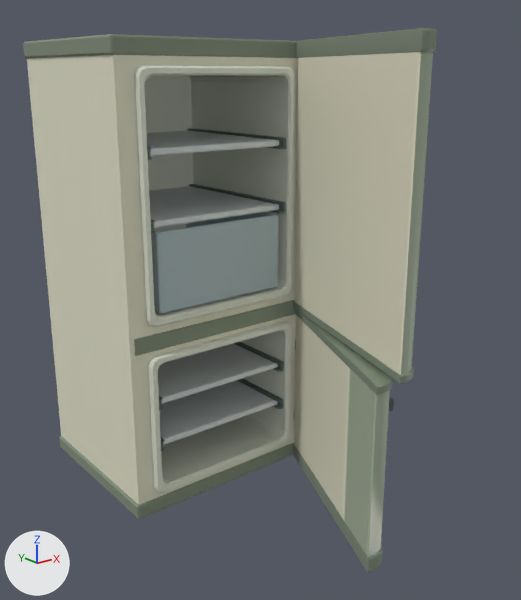
A saved change to the FBX model Assets/MainSceneObjects/Refrigerator.fbx.
Both versions are drawn from a camera (50 mm lens) standing at (-1.63, -2.43, 1.67) and looking at (0.03, -0.36, 0.84). Arrows for +X, +Y and +Z are at lower left; the lights stay in place. The picture after the commit comes second. Where no turn or scale is listed for an object, it has been applied to the vertices. Vertices at exactly the same position are counted once.

In view in the first picture: 'Door001.009', 'Door002.009', 'Refri002.007', 'Refri002.008', 'Refri002.011', 'Refri003.006', 'Refri003.008', 'Refri004.016'.
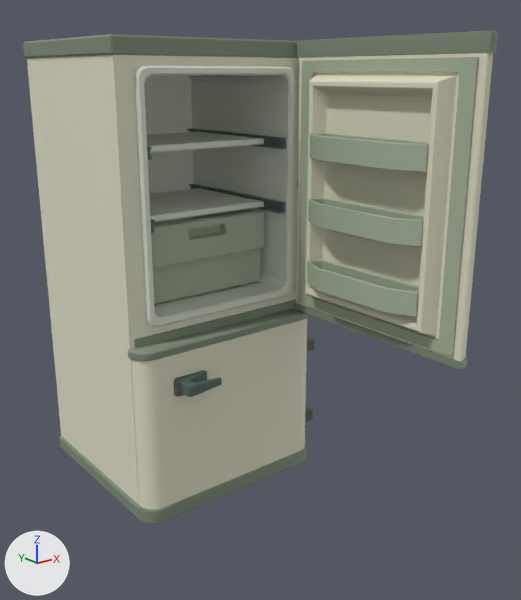
Where the change shows, as pixel boxes (x1, y1, x2, y2) in the pictures (521 x 600 px):
'Door001.009', reshaped, turned: before (293, 28, 437, 384); after (293, 30, 498, 370)
'Door002.009', surface changed, turned: before (293, 309, 394, 572); after (128, 308, 309, 524)
'Refri002.007', reshaped, moved (11% narrower, 7% shorter): before (151, 212, 278, 314); after (151, 209, 264, 304)
'Refri002.008', rescaled (11% narrower, 19% shorter): before (149, 186, 279, 228); after (149, 188, 264, 222)
'Refri002.011', rescaled (11% narrower, 15% shorter): before (147, 131, 279, 156); after (147, 132, 264, 153)
part 2 of me_立方体_083, added: after (307, 260, 419, 317)
part 3 of me_立方体_083, added: after (308, 198, 424, 247)
part 4 of me_立方体_083, added: after (309, 133, 429, 172)
part 5 of me_立方体_083, added: after (298, 57, 479, 357)
part 6 of me_立方体_083, added: after (296, 53, 486, 361)
part 7 of me_立方体_083, surface changed: before (399, 52, 433, 374); after (459, 53, 493, 361)
part 8 of me_立方体_084, surface changed: before (294, 315, 390, 556); after (131, 319, 307, 510)

Patch to the scene script:
```diff
--- a/Assets/MainSceneObjects/Refrigerator.fbx.py
+++ b/Assets/MainSceneObjects/Refrigerator.fbx.py
@@ me_立方体_084 @@
 me_立方体_084.from_pydata(...)  # 208 vertices, 171 faces; spans x -0.811..0.026, y -0.1..0.031, z -0.126..0.116
 # used by ob_door002_009; location = (0.353, -0.259, 0.38); rotation_euler = (0.0, 0.0, 1.163), in degrees (0, 0, 67); scale = (1.02, 1.15, 2.92)
+# me_立方体_084 part 8: texture (UV) coordinates of 18 of 171 faces, centred in x -0.8..0.016, y -0.037..0.029, z -0.11..0.111, changed; they spanned u 0.14..0.79, v 0.07..0.57 and now span u 0.05..0.53, v 0.07..0.44
 me_立方体_084.materials.append(mat_door)
@@ me_立方体_083 @@
 # used by ob_door001_009; location = (0.352, -0.277, 1.218); rotation_euler = (0.0, 0.0, 1.266), in degrees (0, 0, 73); scale = (1.02, 1.15, 2.92)
-me_立方体_083.from_pydata(...)  # 208 vertices, 171 faces; spans x -0.81..0.028, y -0.085..0.046, z -0.169..0.197
+me_立方体_083.from_pydata(...)  # 420 vertices, 374 faces; spans x -0.81..0.028, y -0.085..0.143, z -0.169..0.197
+# me_立方体_083 part 2: a new loose piece of 52 vertices spanning x -0.659..-0.122, y 0.047..0.143, z -0.114..-0.083, in mat_door (picture img_door_png)
+# me_立方体_083 part 3: a new loose piece of 52 vertices spanning x -0.659..-0.122, y 0.047..0.143, z -0.03..0.0, in mat_door (picture img_door_png)
+# me_立方体_083 part 4: a new loose piece of 52 vertices spanning x -0.659..-0.122, y 0.047..0.143, z 0.053..0.084, in mat_door (picture img_door_png)
+# me_立方体_083 part 5: a new loose piece of 28 vertices spanning x -0.773..-0.008, y 0.045..0.052, z -0.155..0.172, in mat_door (picture img_door_png)
+# me_立方体_083 part 6: 28 vertices added at x -0.698..-0.084, y 0.045..0.097, z -0.138..0.154
+# me_立方体_083 part 7: 17 kept faces spanning x -0.8..0.019, y -0.022..0.045, z -0.164..0.18 get new texture (UV) coordinates
 me_立方体_083.materials.append(mat_door)
@@ me_立方体_085 @@
 # used by ob_refri002_007; location = (-0.045, 0.129, 1.004)
-me_立方体_085.from_pydata(...)  # 48 vertices, 54 faces; spans x -0.285..0.285, y -0.349..0.349, z -0.178..0.126
+me_立方体_085.from_pydata(...)  # 92 vertices, 104 faces; spans x -0.285..0.285, y -0.277..0.252, z -0.178..0.126
+# me_立方体_085 part 1: 48 vertices removed from x -0.285..0.285, y -0.349..0.349, z -0.178..0.126; 92 vertices added at x -0.285..0.285, y -0.277..0.252, z -0.178..0.126
 me_立方体_085.materials.append(mat_refriinside01)
@@ ob_door002_009 @@
 ob_door002_009.location = (0.353, -0.259, 0.38)
-ob_door002_009.rotation_euler = (0.0, 0.0, 1.163)  # degrees (0, 0, 67)
 ob_door002_009.scale = (1.02, 1.15, 2.92)
@@ ob_door001_009 @@
 ob_door001_009.location = (0.352, -0.277, 1.218)
-ob_door001_009.rotation_euler = (0.0, 0.0, 1.266)  # degrees (0, 0, 73)
+ob_door001_009.rotation_euler = (0.0, 0.0, 1.571)  # degrees (0, 0, 90)
 ob_door001_009.scale = (1.02, 1.15, 2.92)
@@ ob_refri002_008 @@
 ob_refri002_008.location = (-0.045, 0.129, 1.157)
+ob_refri002_008.scale = (1.0, 0.706, 1.0)
@@ ob_refri002_011 @@
 ob_refri002_011.location = (-0.045, 0.129, 1.413)
+ob_refri002_011.scale = (1.0, 0.706, 1.0)
@@ ob_refri002_007 @@
 ob_refri002_007 = bpy.data.objects.new('Refri002.007', me_立方体_085)
-ob_refri002_007.location = (-0.045, 0.129, 1.004)
+ob_refri002_007.location = (-0.045, 0.148, 1.004)
```
